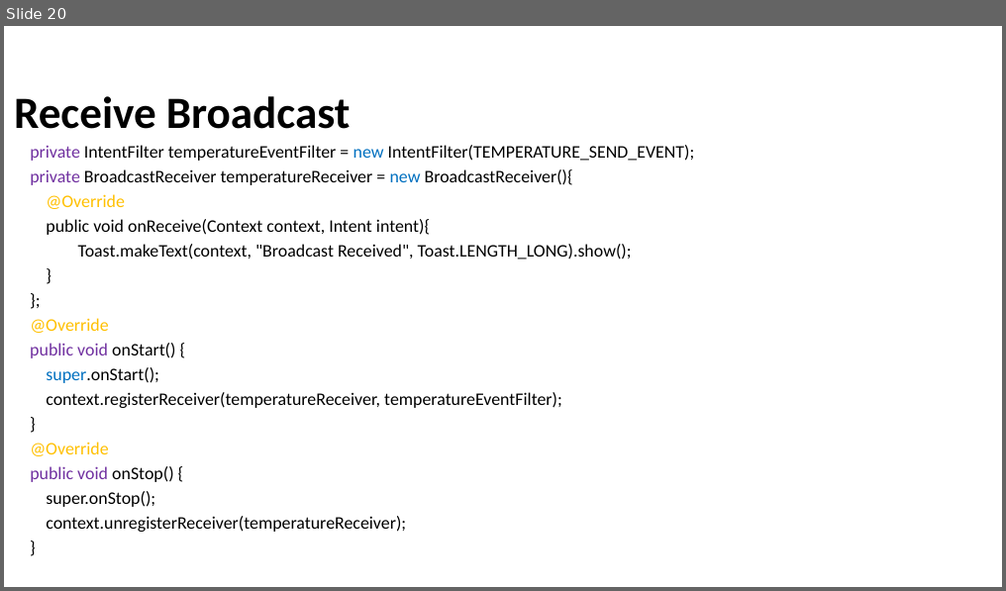
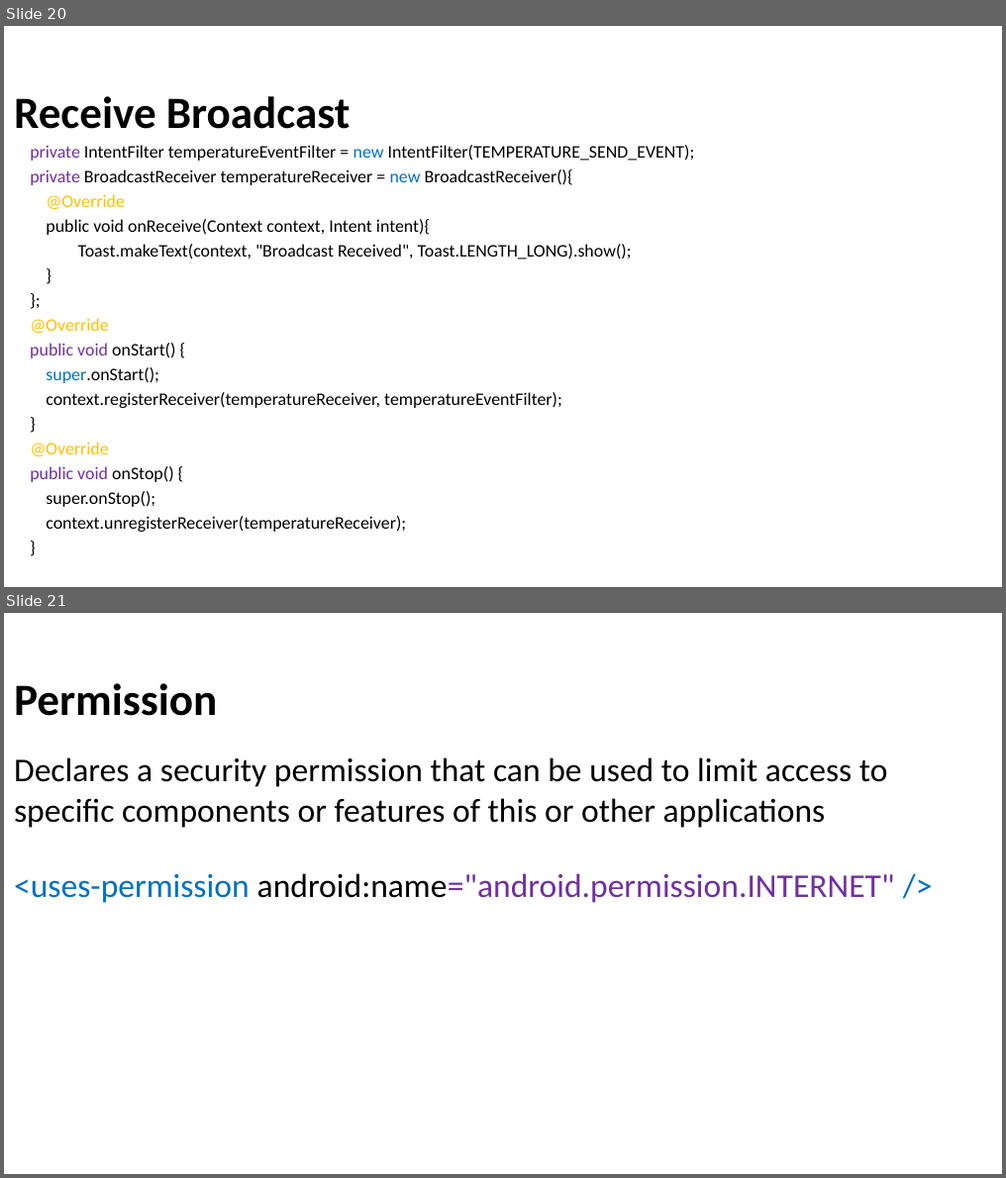
Before and after one commit to Batch-xx/Android-Lunch-Learn, a slide deck: slides/Services_Settings.pptx. Shown one above the other, each under a label of ours: slide 20 before the commit, slides 20 and 21 after it. The pictures are 1006x591 and 1006x1178 pixels, drawn with LibreOffice and Linux fonts; fonts in the diff are those of the drawing; background and template pictures are left out. Boxes give left, top, right and bottom in pixels: in the first picture for what was removed or moved away, otherwise in the second. Text is boxed around its words. In the diff, an @@ line names an element or a change of style, - is before the commit and + after.

```diff
--- a/slides/Services_Settings.pptx
+++ b/slides/Services_Settings.pptx
@@ slide 21 added at bbox=[4, 613, 1002, 1174], background picture (left out) @@
@@ title added at bbox=[14, 683, 217, 716], 43 pt, text #000000, bold @@
+Permission
@@ text added at bbox=[14, 758, 895, 903], 32 pt, text #000000 @@
+Declares a security permission that can be used to limit access to specific components or features of this or other applications
+<uses-permission android:name="android.permission.INTERNET" />
```
Also in this commit, not shown: 15 other files.
